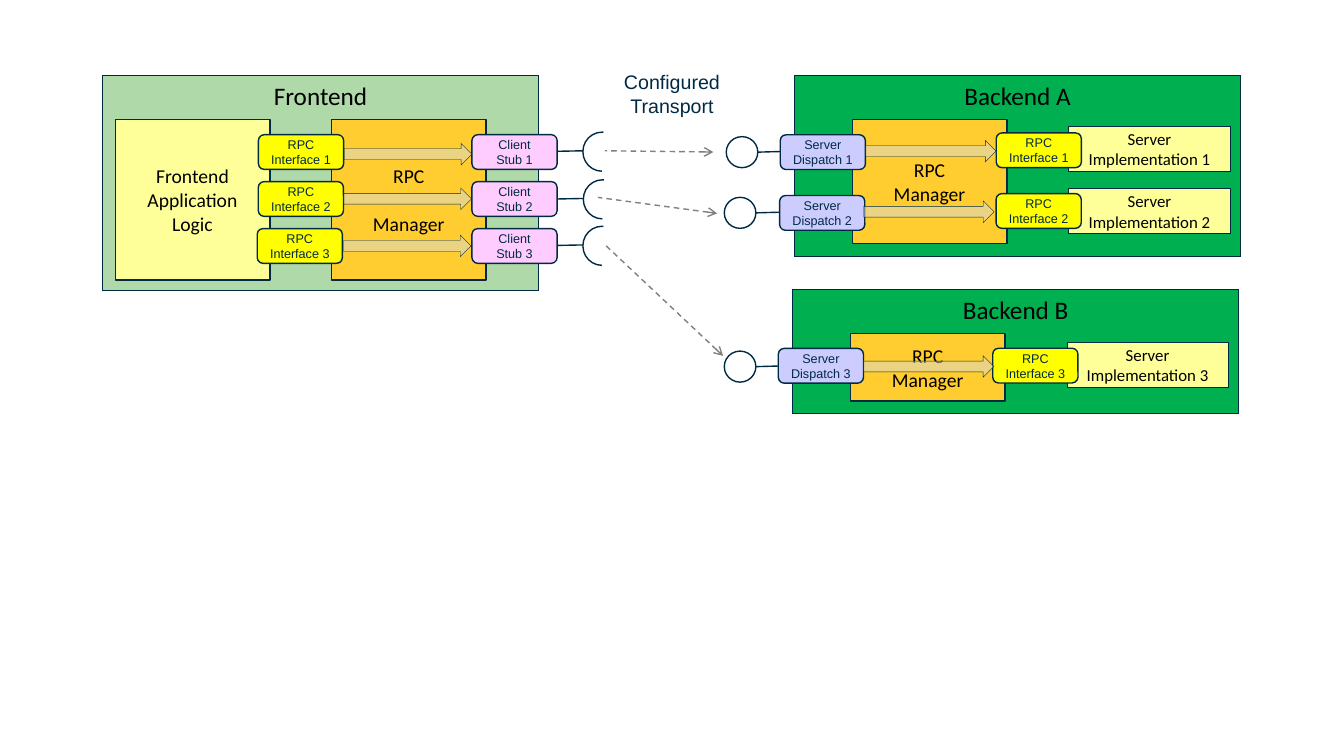
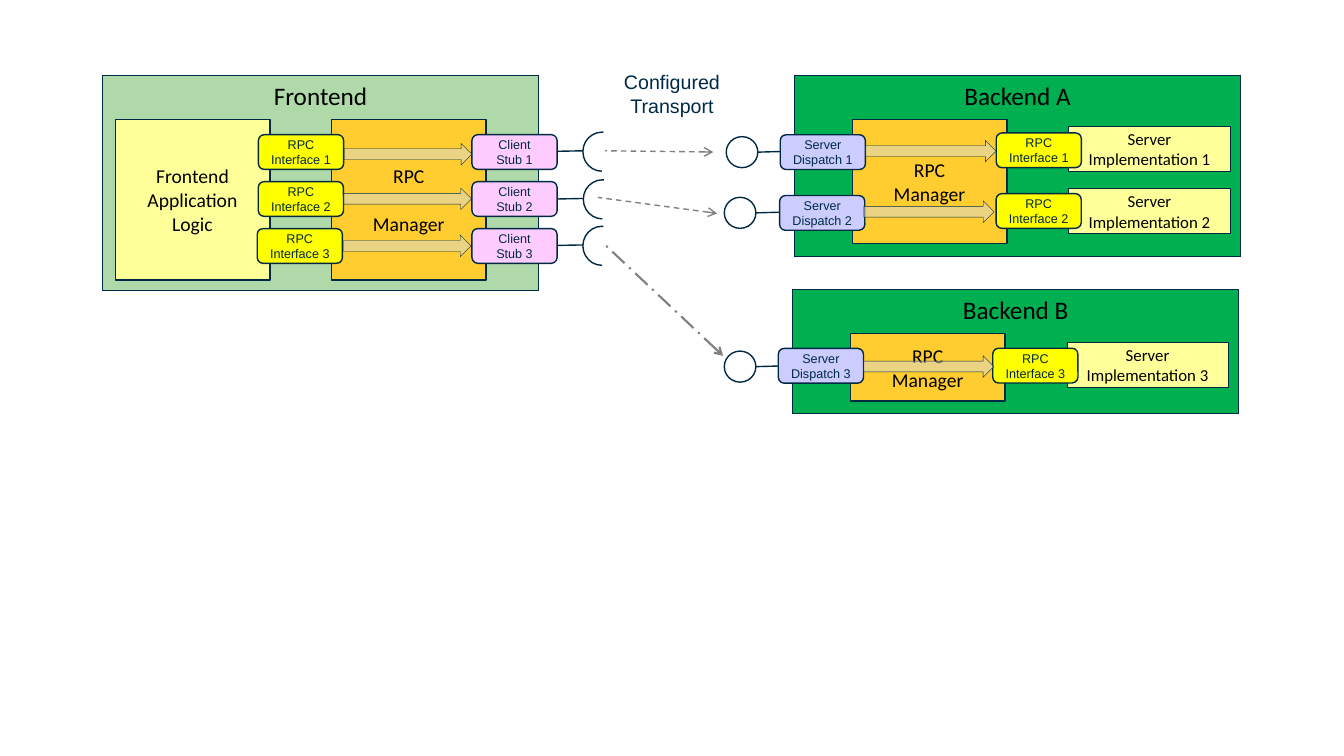
Before and after one commit to iTwin/itwinjs-core, a slide deck: slide 9 of docs/overview/SoftwareArchitecture.pptx. Drawn at 1344x756 pixels with LibreOffice and Linux fonts; fonts in the diff are those of the drawing. Boxes give left, top, right and bottom in pixels: in the first picture for what was removed or moved away, otherwise in the second. Text is boxed around its words. In the diff, an @@ line names an element or a change of style, - is before the commit and + after.

```diff
--- a/docs/overview/SoftwareArchitecture.pptx
+++ b/docs/overview/SoftwareArchitecture.pptx
@@ arrow (723, 356) - (605, 245): stroke #808080 1 pt dashed to #808080 1.5 pt dashed @@
```
Also in this commit, not shown: 1 other slide changed, 3 other files.
